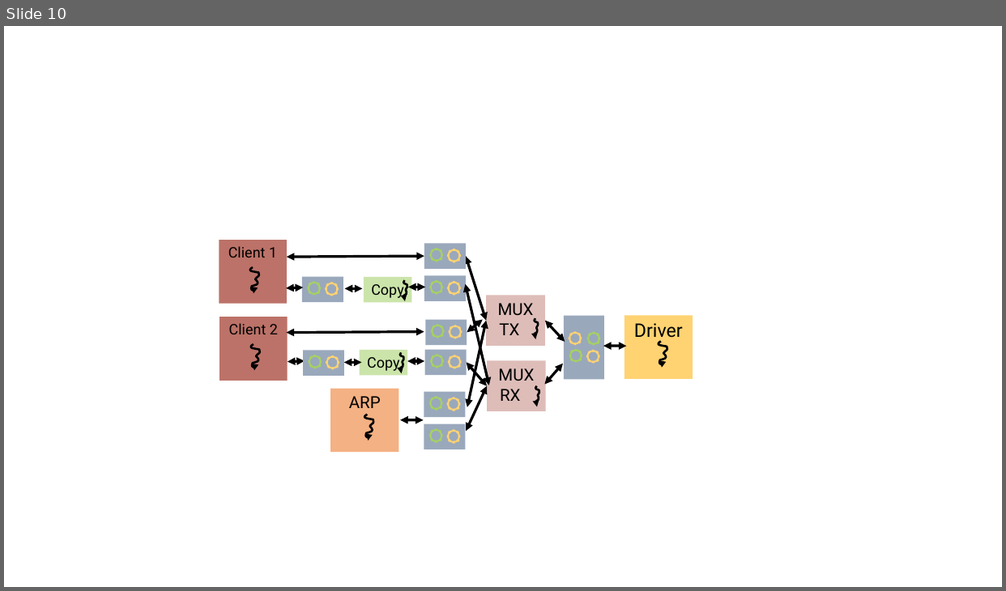
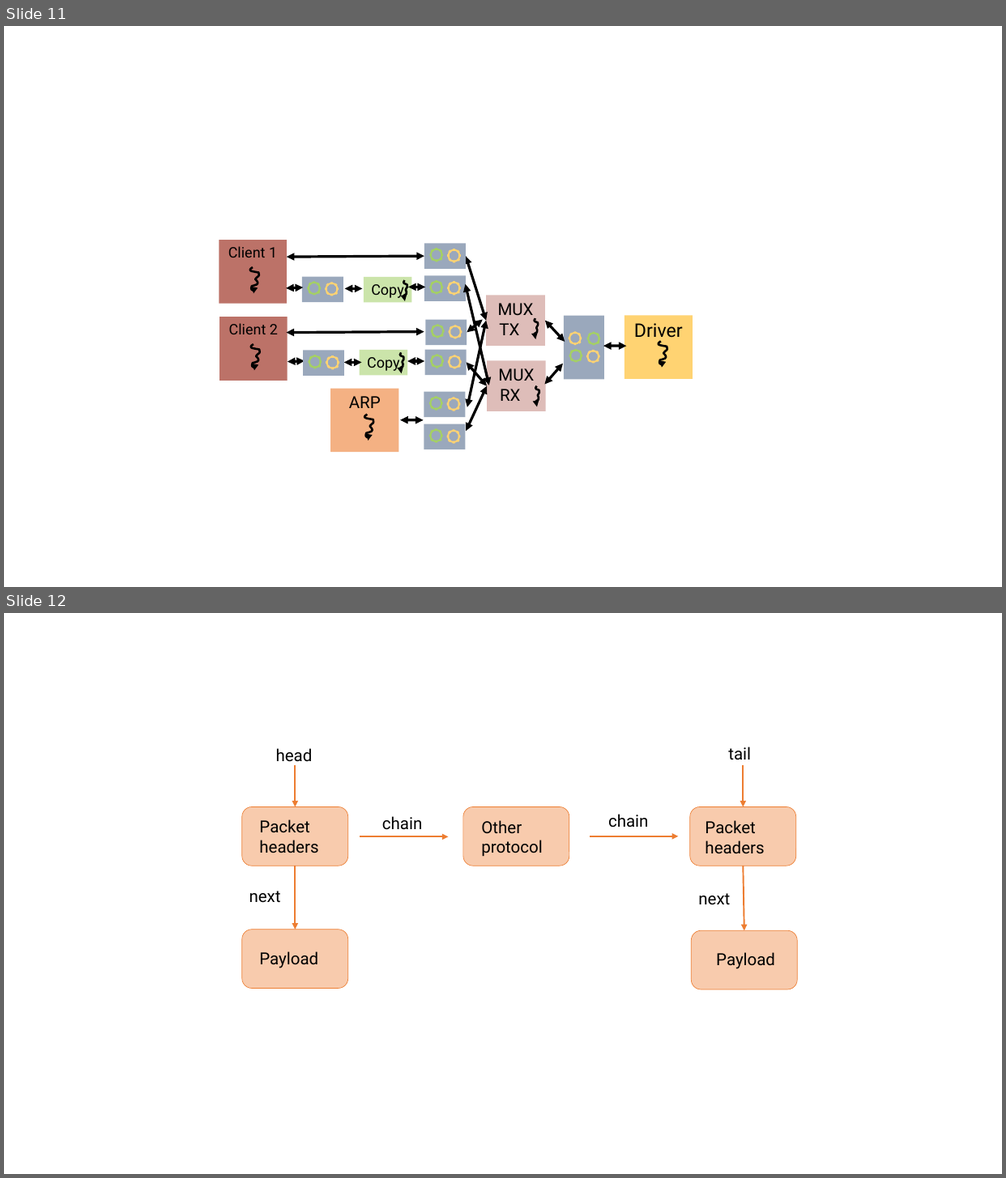
Before and after one commit to lucypa/thesis, a slide deck: imgs/figs.pptx. Shown one above the other, each under a label of ours: slide 10 before the commit, slides 11 and 12 after it. The pictures are 1006x591 and 1006x1178 pixels, drawn with LibreOffice and Linux fonts; fonts in the diff are those of the drawing. Boxes give left, top, right and bottom in pixels: in the first picture for what was removed or moved away, otherwise in the second. Text is boxed around its words. In the diff, an @@ line names an element or a change of style, - is before the commit and + after.

```diff
--- a/imgs/figs.pptx
+++ b/imgs/figs.pptx
@@ slide 12 added at <box>4,613,1002,1174</box>, background #FFFFFF @@
@@ text added at <box>276,748,313,766</box>, 16 pt, text #000000 @@
+head
@@ text added at <box>728,747,751,760</box>, 16 pt, text #000000 @@
+tail
@@ arrow added from (296, 765) to (296, 807), #ED7D31 1.5 pt @@
@@ arrow added from (743, 765) to (743, 807), #ED7D31 1.5 pt @@
@@ rounded rectangle added at <box>242,807,348,866</box>, fill #F8CBAD, outline #ED7D31 0.5 pt @@
@@ rounded rectangle added at <box>463,807,570,866</box>, fill #F8CBAD, outline #ED7D31 0.5 pt @@
@@ rounded rectangle added at <box>690,807,796,866</box>, fill #F8CBAD, outline #ED7D31 0.5 pt @@
@@ text added at <box>259,820,318,854</box>, 16 pt, text #000000 @@
+Packet headers
@@ text added at <box>382,816,422,830</box>, 16 pt, text #000000 @@
+chain
@@ text added at <box>481,820,542,857</box>, 16 pt, text #000000 @@
+Other protocol
@@ text added at <box>608,814,648,828</box>, 16 pt, text #000000 @@
+chain
@@ text added at <box>705,820,764,854</box>, 16 pt, text #000000 @@
+Packet headers
@@ arrow added from (360, 837) to (449, 837), #ED7D31 1.5 pt @@
@@ arrow added from (590, 837) to (679, 837), #ED7D31 1.5 pt @@
@@ arrow added from (296, 866) to (296, 930), #ED7D31 1.5 pt @@
@@ arrow added from (743, 866) to (744, 931), #ED7D31 1.5 pt @@
@@ text added at <box>249,891,281,903</box>, 16 pt, text #000000 @@
+next
@@ text added at <box>698,893,730,905</box>, 16 pt, text #000000 @@
+next
@@ rounded rectangle added at <box>242,930,348,989</box>, fill #F8CBAD, outline #ED7D31 0.5 pt @@
@@ text added at <box>259,952,318,969</box>, 16 pt, text #000000 @@
+Payload
@@ rounded rectangle added at <box>691,931,798,990</box>, fill #F8CBAD, outline #ED7D31 0.5 pt @@
@@ text added at <box>716,952,775,969</box>, 16 pt, text #000000 @@
+Payload
@@ what was slide 10 is now slide 11 @@
```
Also in this commit, not shown: 1 other slide added, 1 slide removed, 8 other files.
